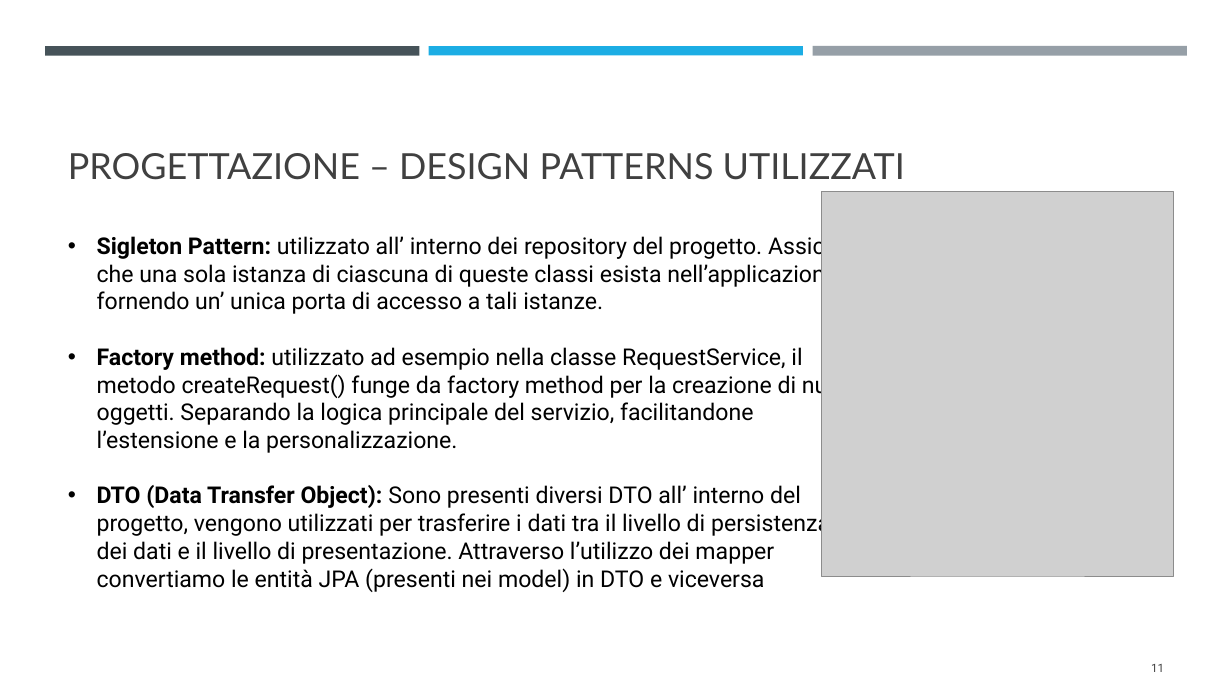
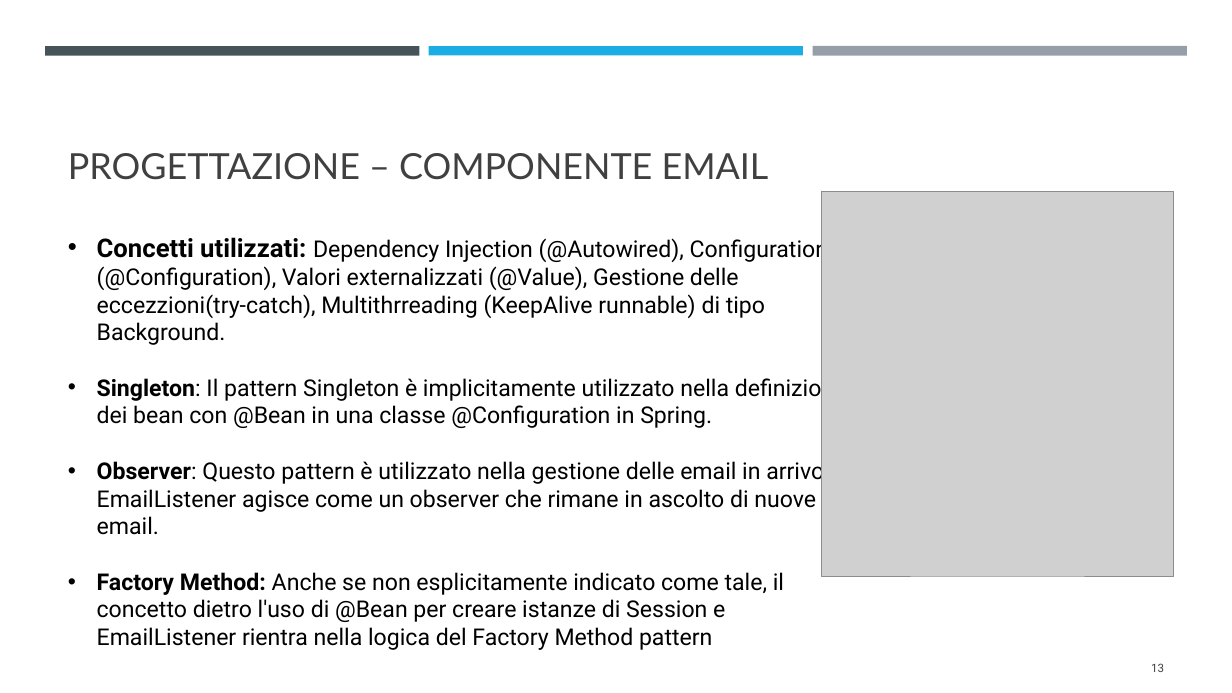
Before and after one commit to Emanuele-Chiummo/Taxi-Project, a slide deck: slide 13 of Presentazione/presentazione TaxiToGo.pptx (slide 11 before the commit). Drawn at 1232x693 pixels with LibreOffice and Linux fonts; fonts in the diff are those of the drawing; grey boxes stand for pictures. Boxes give left, top, right and bottom in pixels: in the first picture for what was removed or moved away, otherwise in the second. Text is boxed around its words. In the diff, an @@ line names an element or a change of style, - is before the commit and + after.

```diff
--- a/Presentazione/presentazione TaxiToGo.pptx
+++ b/Presentazione/presentazione TaxiToGo.pptx
@@ title at (68,153,769,180): text changed @@
-PROGETTAZIONE – DESIGN PATTERNS UTILIZZATI
+PROGETTAZIONE – COMPONENTE EMAIL
@@ text at (97,236,847,650): text changed @@
-• Sigleton Pattern: utilizzato all’ interno dei repository del progetto. Assicura che una sola istanza di ciascuna di queste classi esista nell’applicazione, fornendo un’ unica porta di accesso a tali istanze.
-• Factory method: utilizzato ad esempio nella classe RequestService, il metodo createRequest() funge da factory method per la creazione di nuovi oggetti. Separando la logica principale del servizio, facilitandone l’estensione e la personalizzazione.
-• DTO (Data Transfer Object): Sono presenti diversi DTO all’ interno del progetto, vengono utilizzati per trasferire i dati tra il livello di persistenza dei dati e il livello di presentazione. Attraverso l’utilizzo dei mapper convertiamo le entità JPA (presenti nei model) in DTO e viceversa
+• Concetti utilizzati: Dependency Injection (@Autowired), Configuration (@Configuration), Valori externalizzati (@Value), Gestione delle eccezzioni(try-catch), Multithrreading (KeepAlive runnable) di tipo Background.
+• Singleton: Il pattern Singleton è implicitamente utilizzato nella definizione dei bean con @Bean in una classe @Configuration in Spring.
+• Observer: Questo pattern è utilizzato nella gestione delle email in arrivo. EmailListener agisce come un observer che rimane in ascolto di nuove email.
+• Factory Method: Anche se non esplicitamente indicato come tale, il concetto dietro l'uso di @Bean per creare istanze di Session e EmailListener rientra nella logica del Factory Method pattern
@@ page number at (1151,663,1164,672): text changed @@
-11
+13
```
Also in this commit, not shown: 2 other slides changed, 4 slides added, 3 slides removed.
